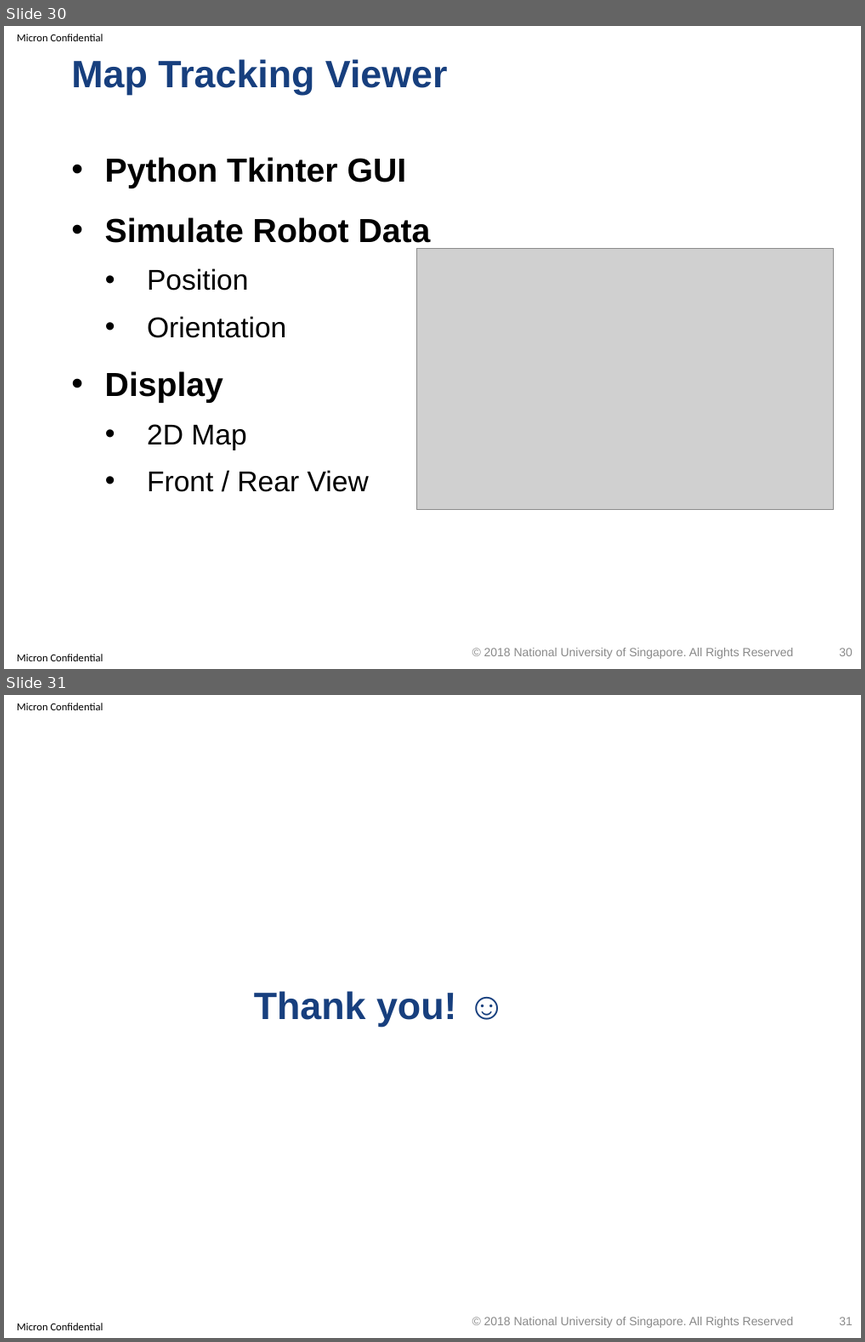
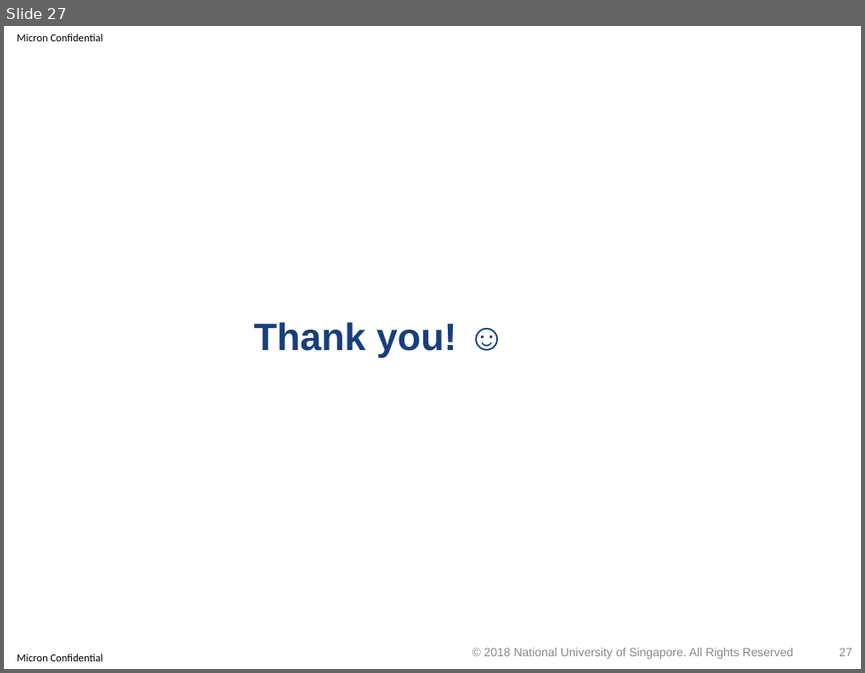
Before and after one commit to optimusium/3dscan, a slide deck: PracticeModule_Presentation.pptx. Shown one above the other, each under a label of ours: slides 30 and 31 before the commit, slide 27 after it. The pictures are 865x1342 and 865x673 pixels, drawn with LibreOffice and Linux fonts; fonts in the diff are those of the drawing; grey boxes stand for pictures; background and template pictures are left out. Boxes give left, top, right and bottom in pixels: in the first picture for what was removed or moved away, otherwise in the second. Text is boxed around its words. In the diff, an @@ line names an element or a change of style, - is before the commit and + after.

```diff
--- a/PracticeModule_Presentation.pptx
+++ b/PracticeModule_Presentation.pptx
@@ slide 30 removed at box(4, 26, 861, 669), background #FFFFFF; not listed: 2 template elements that a slide beside it also shows @@
@@ title removed at box(71, 59, 448, 95) @@
-Map Tracking Viewer
@@ text removed at box(105, 157, 431, 492) @@
-• Python Tkinter GUI
-• Simulate Robot Data
-  • Position
-  • Orientation
-• Display
-  • 2D Map
-  • Front / Rear View
@@ picture removed at box(417, 248, 834, 510) @@
@@ text removed at box(484, 647, 794, 658) @@
-© 2018 National University of Singapore. All Rights Reserved
@@ page number removed at box(839, 647, 852, 656) @@
-30
@@ what was slide 31 is now slide 27 @@
@@ page number at box(839, 647, 852, 656): text changed @@
-31
+27
```
Also in this commit, not shown: 1 slide changed, 3 other slides removed.
